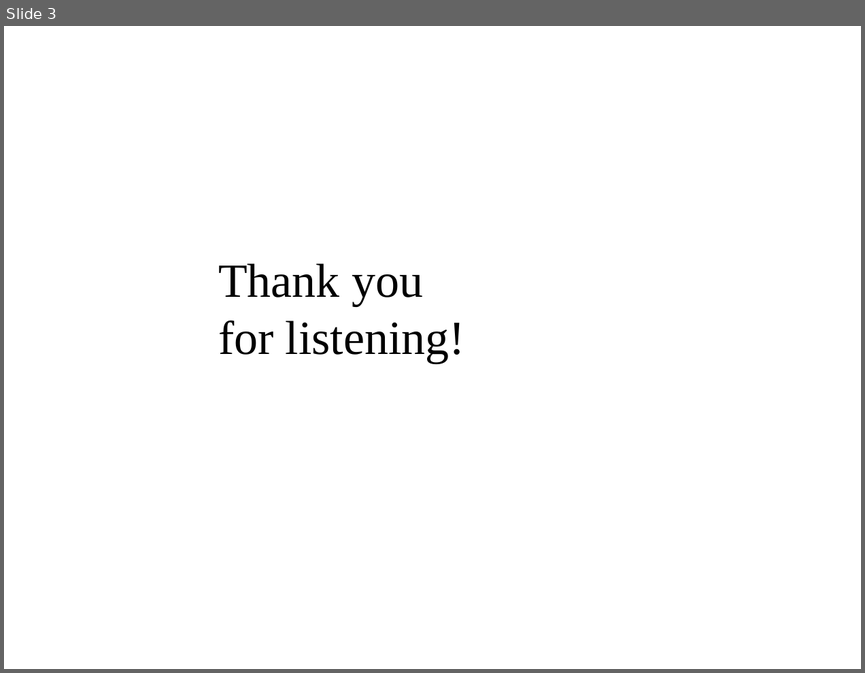
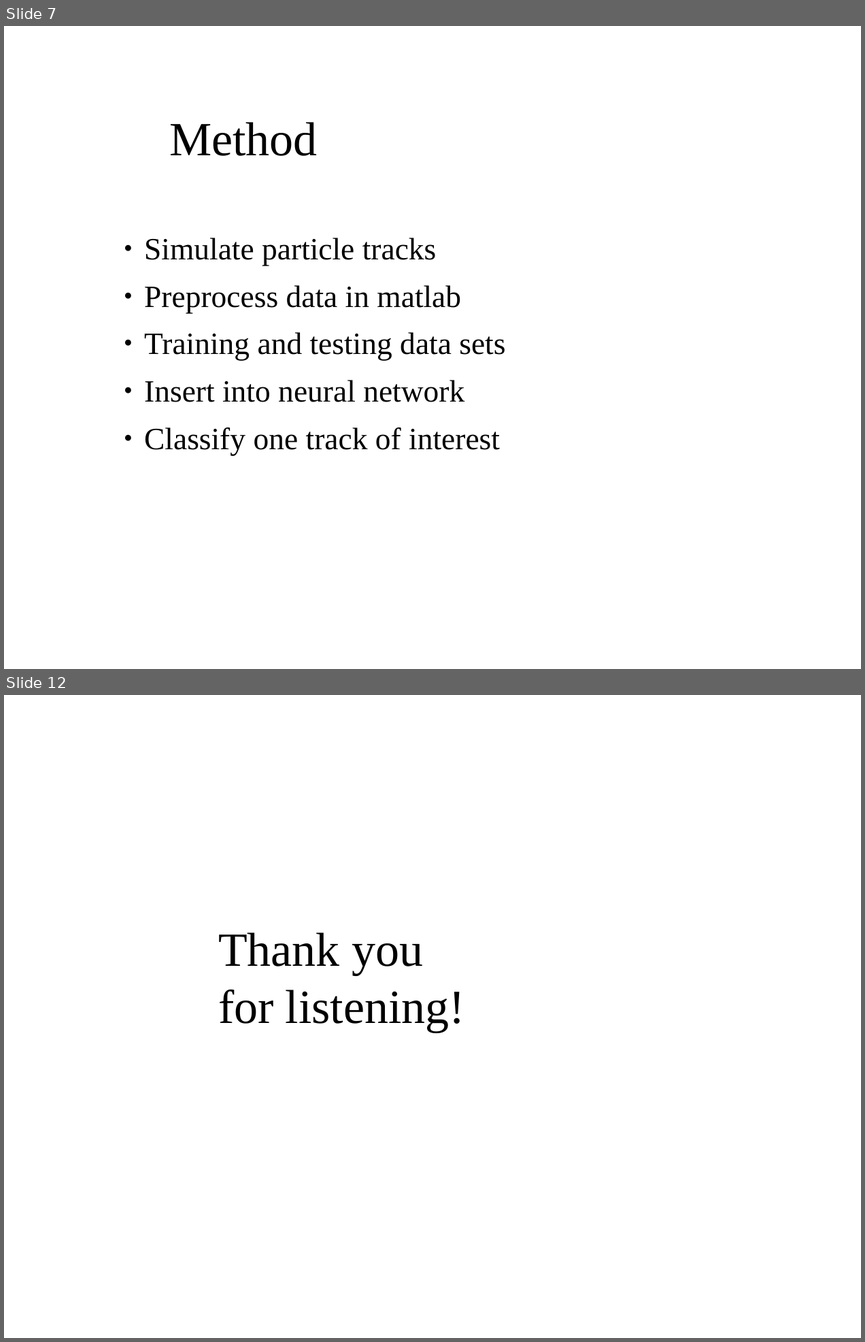
Before and after one commit to aaaaarvi/Projektarbete17, a slide deck: presentation/presentation.odp. Shown one above the other, each under a label of ours: slide 3 before the commit, slides 7 and 12 after it; the slides between them are not shown. The pictures are 865x673 and 865x1342 pixels, drawn with LibreOffice and Linux fonts; fonts in the diff are those of the drawing; background and template pictures are left out. Boxes give left, top, right and bottom in pixels: in the first picture for what was removed or moved away, otherwise in the second. Text is boxed around its words. In the diff, an @@ line names an element or a change of style, - is before the commit and + after.

```diff
--- a/presentation/presentation.odp
+++ b/presentation/presentation.odp
@@ slide 7 added at (4, 26, 861, 669), background picture (left out) @@
@@ title added at (169, 122, 317, 156), 40 pt, text #000000 @@
+Method
@@ text added at (144, 237, 505, 455), 26 pt, text #000000 @@
+● Simulate particle tracks
+● Preprocess data in matlab
+● Training and testing data sets
+● Insert into neural network
+● Classify one track of interest
@@ what was slide 3 is now slide 12 @@
```
Also in this commit, not shown: 10 other slides added, 2 slides removed.
